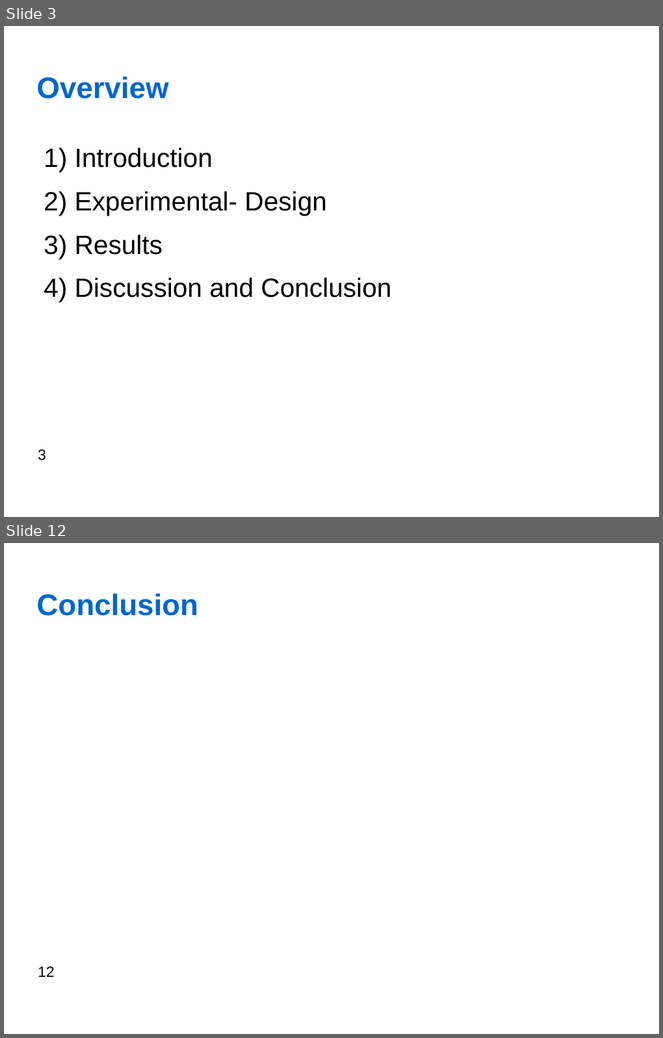
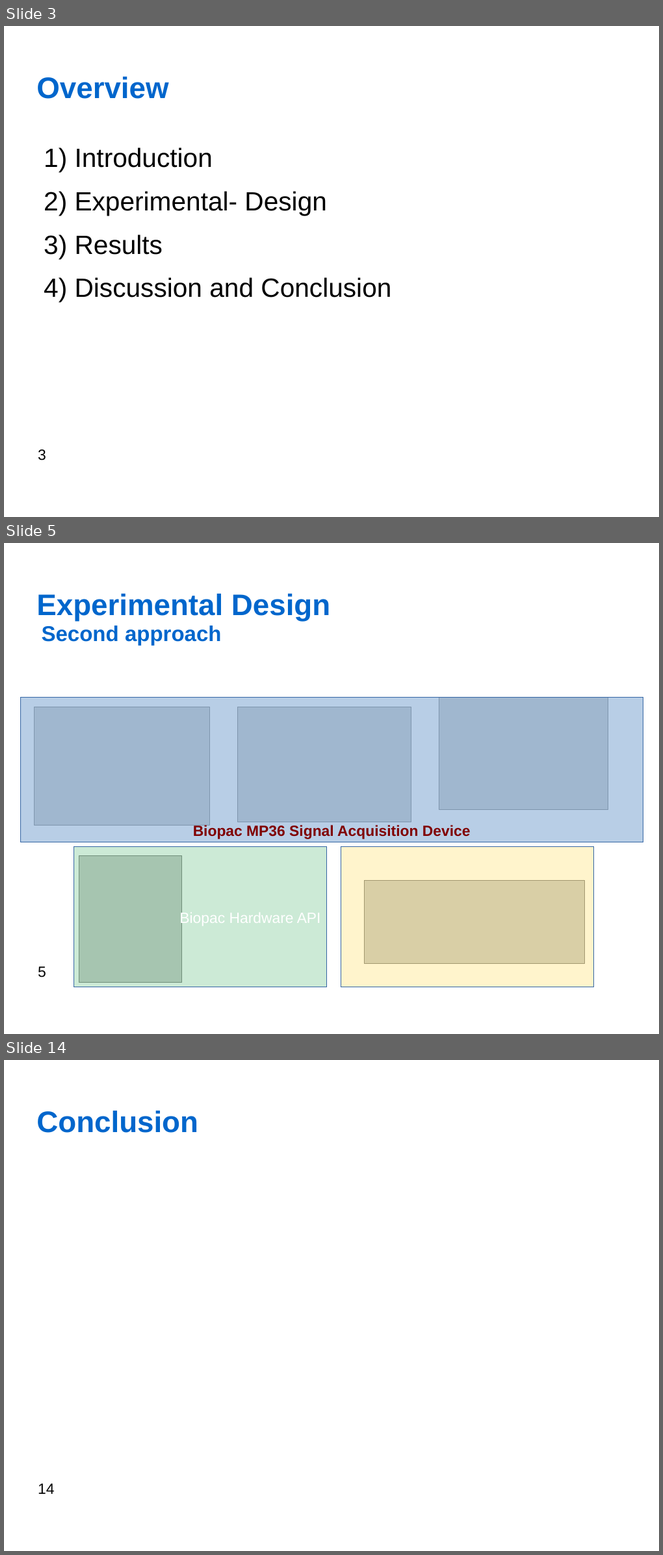
Before and after one commit to jfedjaev/NSTresearchPractice, a slide deck: Report/Presentation/Fedjaev_ResearchPractice.odp. Shown one above the other, each under a label of ours: slides 3 and 12 before the commit, slides 3, 5 and 14 after it; the slides between them are not shown. The pictures are 663x1038 and 663x1555 pixels, drawn with LibreOffice and Linux fonts; fonts in the diff are those of the drawing; grey boxes stand for pictures; background and template pictures are left out. Boxes give left, top, right and bottom in pixels: in the first picture for what was removed or moved away, otherwise in the second. Text is boxed around its words. In the diff, an @@ line names an element or a change of style, - is before the commit and + after.

```diff
--- a/Report/Presentation/Fedjaev_ResearchPractice.odp
+++ b/Report/Presentation/Fedjaev_ResearchPractice.odp
@@ slide 5 added at (4,543,659,1034), background #FFFFFF; not listed: 1 template element that a slide beside it also shows @@
@@ title added at (36,594,330,621), 36 pt, text #0066CC, bold @@
+Experimental Design
@@ title added at (42,626,222,646), 26 pt, text #0066CC, bold @@
+Second approach
@@ rectangle added at (21,698,643,843), fill #729FCF at 50% opacity, outline #3465A4 0 pt, 18 pt, text #800000, bold @@
+Biopac MP36 Signal Acquisition Device
@@ picture added at (440,698,608,810) @@
@@ picture added at (35,707,210,825) @@
@@ picture added at (238,707,412,823) @@
@@ rectangle added at (74,847,327,988), fill #009933 at 20% opacity, outline #3465A4 0 pt, 18 pt, text #FFFFFF @@
+Biopac Hardware API
@@ rectangle added at (341,847,594,988), fill #FFCC00 at 20% opacity, outline #3465A4 0 pt @@
@@ picture added at (79,856,182,983) @@
@@ picture added at (364,881,585,964) @@
@@ what was slide 12 is now slide 14 @@
@@ page number at (38,1484,54,1494): text changed @@
-12
+14
```
Also in this commit, not shown: 6 slides changed, 4 other slides added, 3 slides removed, 7 other files.
